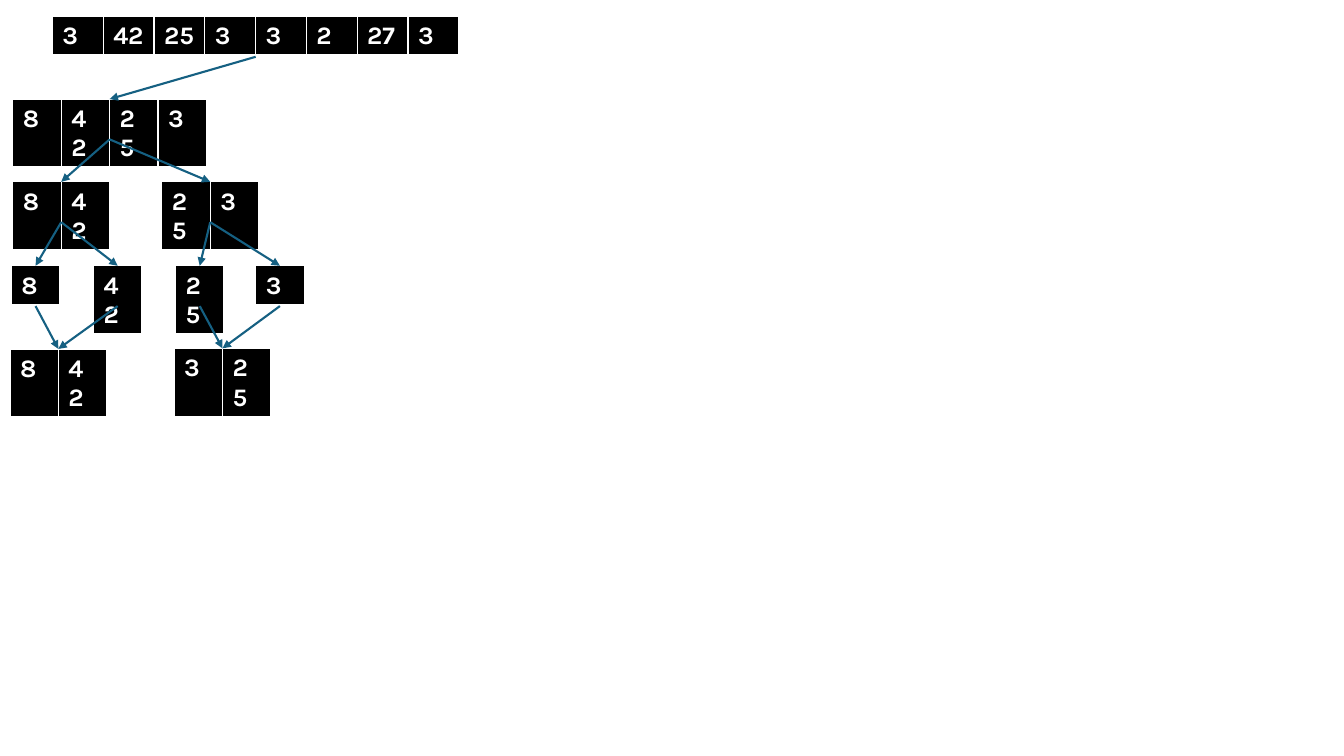
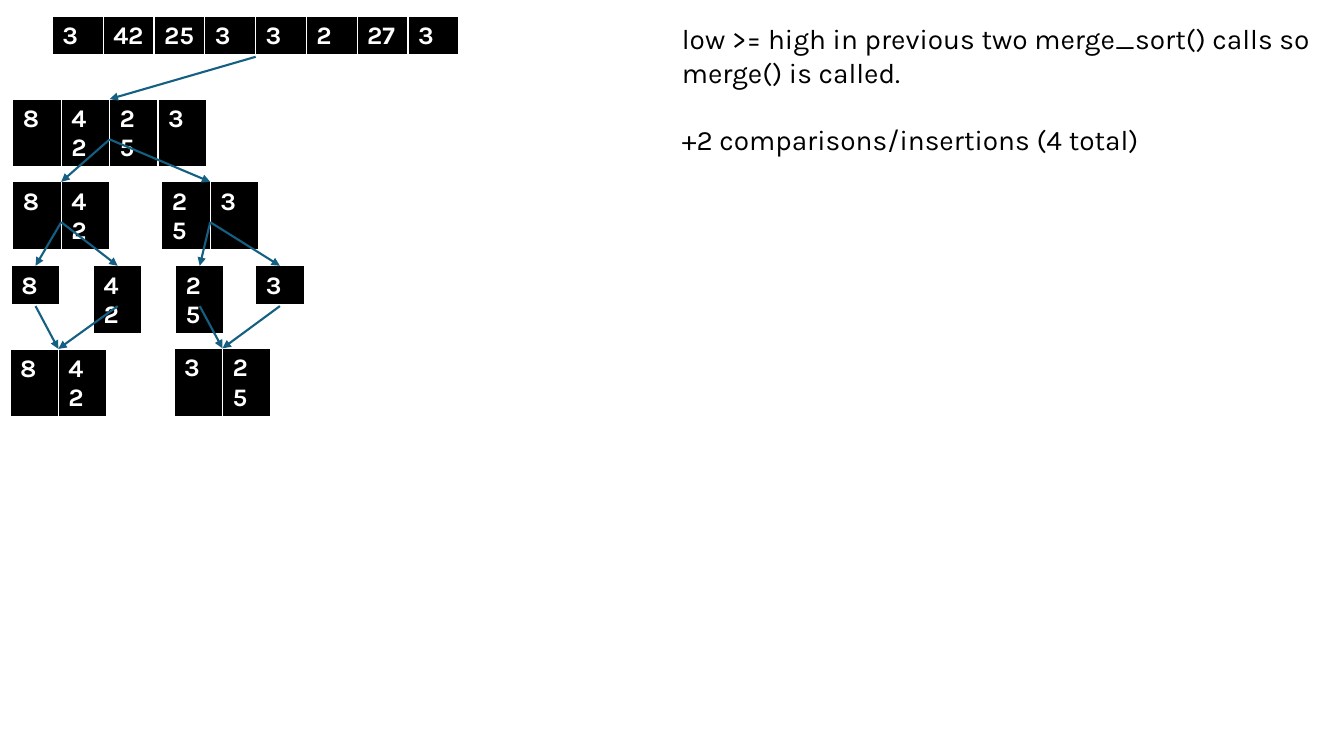
Before and after one commit to stephen-ravelo-ucalgary/ensf338_lab03, a slide deck: slide 14 of ex1.pptx (slide 11 before the commit). Drawn at 1344x756 pixels with LibreOffice and Linux fonts; fonts in the diff are those of the drawing. Boxes give left, top, right and bottom in pixels: in the first picture for what was removed or moved away, otherwise in the second. Text is boxed around its words. In the diff, an @@ line names an element or a change of style, - is before the commit and + after.

```diff
--- a/ex1.pptx
+++ b/ex1.pptx
@@ text added at <box>682,28,1309,157</box>, 20 pt, text #000000 @@
+low >= high in previous two merge_sort() calls so merge() is called.
++2 comparisons/insertions (4 total)
```
Also in this commit, not shown: 22 other slides changed, 4 slides added, 2 other files.
